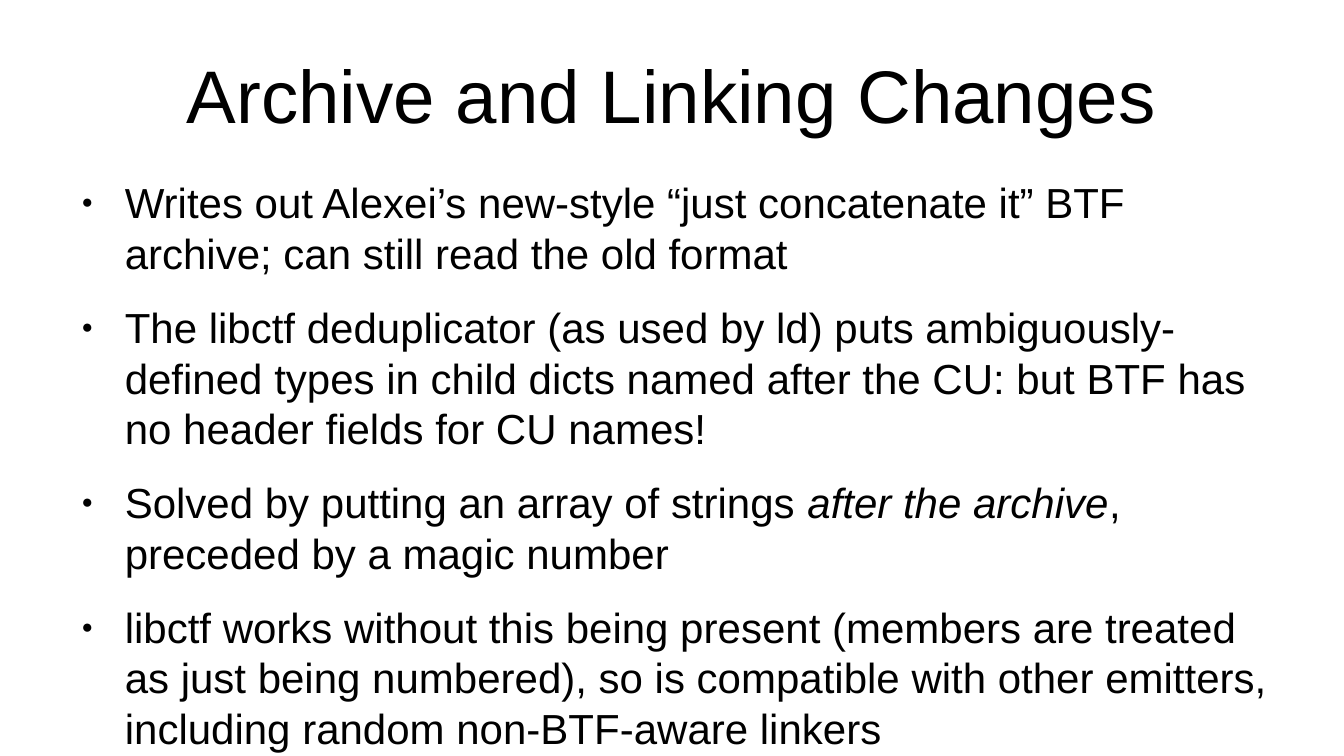
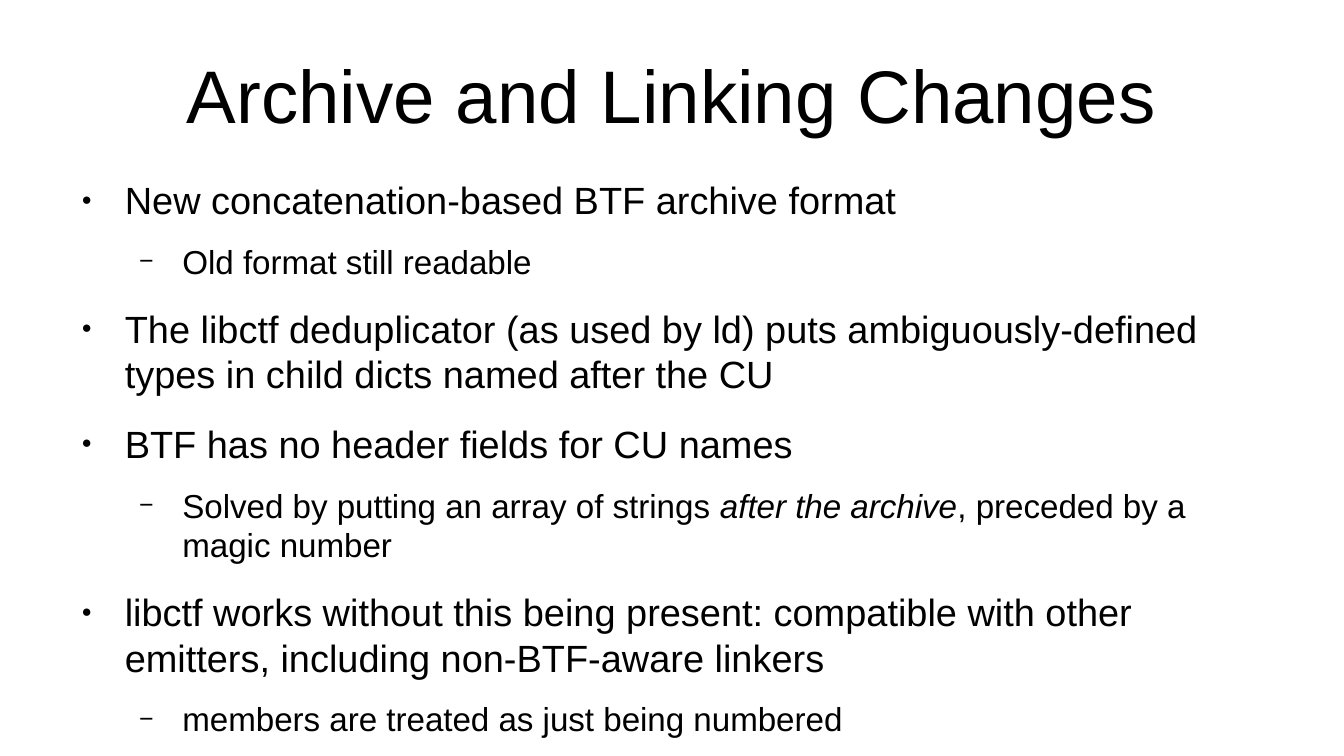
Before and after one commit to peter-shoes/lsfmm_slides, a slide deck: slide 12 of ctf_lsfmm.odp. Drawn at 1344x756 pixels with LibreOffice and Linux fonts; fonts in the diff are those of the drawing. Boxes give left, top, right and bottom in pixels: in the first picture for what was removed or moved away, otherwise in the second. Text is boxed around its words. In the diff, an @@ line names an element or a change of style, - is before the commit and + after.

Commit message:
updates

```diff
--- a/ctf_lsfmm.odp
+++ b/ctf_lsfmm.odp
@@ text at [125,186,1197,459]: text changed; size 24.8 to 22.4 pt @@
-● Writes out Alexei’s new-style “just concatenate it” BTF archive; can still read the old format
-● The libctf deduplicator (as used by ld) puts ambiguously-defined types in child dicts named after the CU: but BTF has no header fields for CU names!
+● New concatenation-based BTF archive format
+  − Old format still readable
+● The libctf deduplicator (as used by ld) puts ambiguously-defined types in child dicts named after the CU
+● BTF has no header fields for CU names
@@ text at [182,494,1185,564]: size 24.8 to 19.6 pt in "Solved by putting an array of strings ..."; bullet ● to −; list level 1 to 2 in "Solved by putting an array ..." @@
@@ text at [125,598,1131,738]: text changed; size 24.8 to 22.4 pt @@
-● libctf works without this being present (members are treated as just being numbered), so is compatible with other emitters, including random non-BTF-aware linkers
+● libctf works without this being present: compatible with other emitters, including non-BTF-aware linkers
+  − members are treated as just being numbered
```
Also in this commit, not shown: 9 other slides changed, 1 slide added, 2 slides removed.
